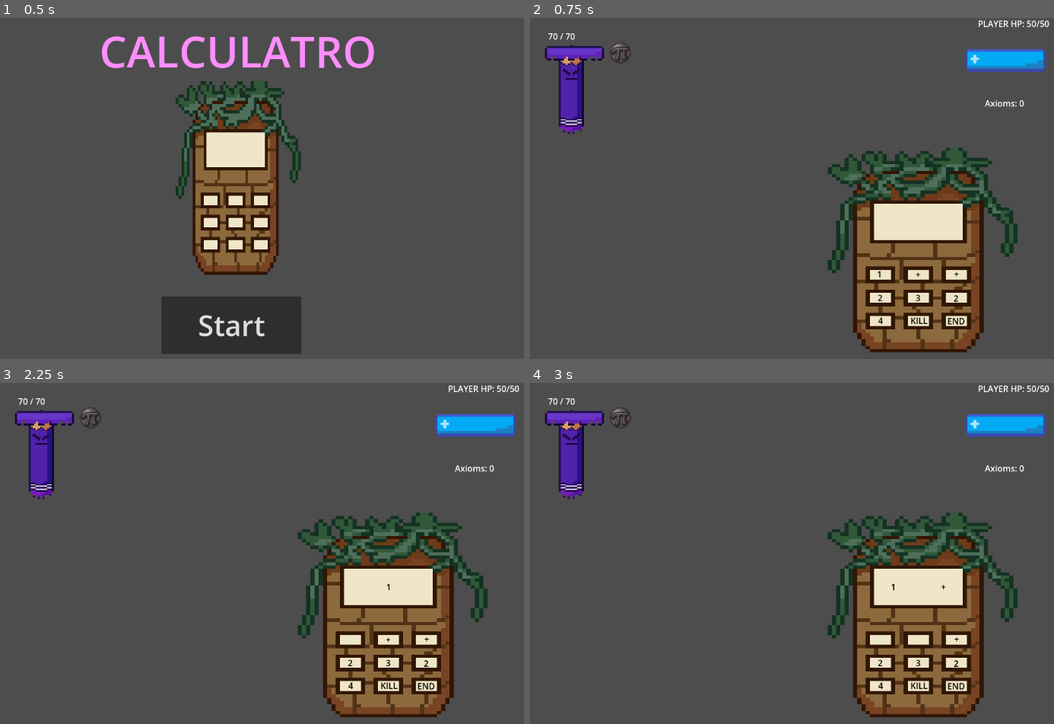
Above: before the commit, frames 1-4 (two rows, left to right).
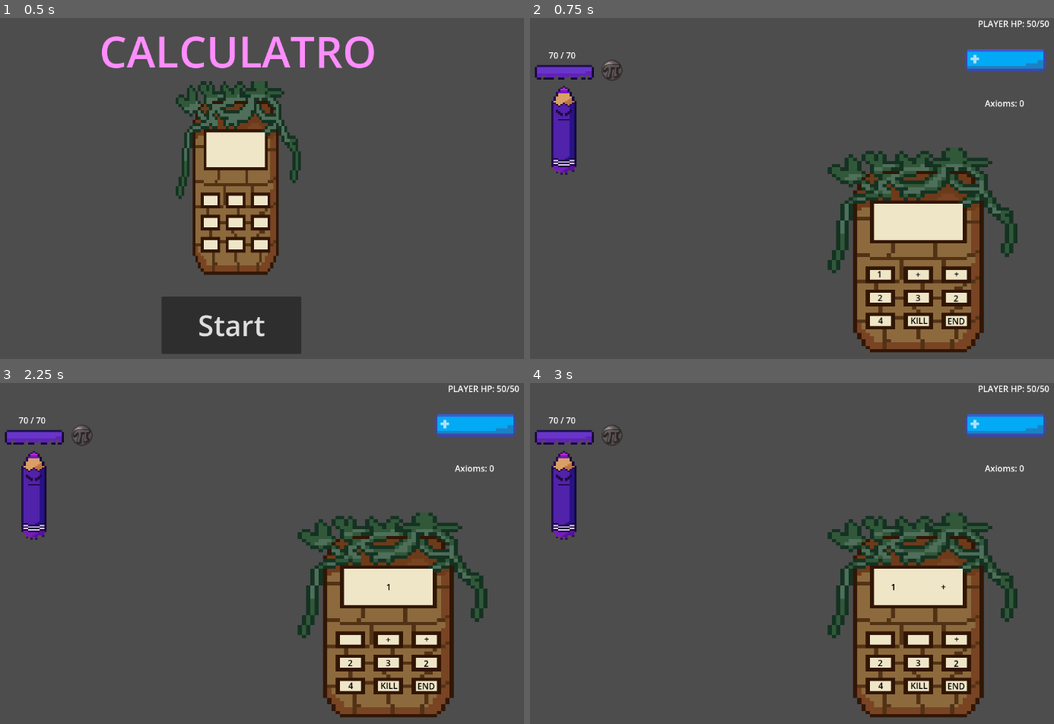
Above: after the commit, the same moments.

Repository: PalatronDead/Calculatro
Game: Godot game, scene res://scenes/main_menu.tscn
Two runs of this game, one before a commit and one after it. Both use one fixed random seed, a clock stepped at 60 frames per second and the inputs below.
Inputs (mouse positions are in pixels of both pictures, inside the frame that each line leads up to; where the layout moved, square brackets give the same spot in the first picture):
- Up to frame 1 (0.5 s): no input
- Up to frame 2 (0.75 s): click "Start" at 0.5 s
- Up to frame 3 (2.25 s): click (31, 495) [47, 451] at 1.25 s; click "1" at 2 s
- Up to frame 4 (3 s): click "+" at 2.75 s

Frame 1 is identical in both runs. In frame 2, 2.5% of the frame differs, in the area x 0-20%, y 4-46%; in frame 3, 2.5%; in frame 4, 2.5%.

Commit message:
Feat: Added dynamic UI placement for the enemies, so that, it doesn't matter the sprite, the ui appears the same

Diff:
--- a/enemy/enemy.gd
+++ b/enemy/enemy.gd
@@ -3,21 +3,21 @@
 @export var data: EnemyData
 
 @onready var state_machine: StateMachine = $StateMachine
-@onready var intent_icon: TextureRect = $IntentIcon
-@onready var intent_label: Label = $IntentLabel
-@onready var ghost_bar: TextureProgressBar = $GhostBar
-@onready var health_bar: TextureProgressBar = $HealthBar
+@onready var intent_icon: TextureRect = $EnemyUI/IntentIcon
+@onready var intent_label: Label = $EnemyUI/IntentLabel
+@onready var ghost_bar: TextureProgressBar = $EnemyUI/GhostBar
+@onready var health_bar: TextureProgressBar = $EnemyUI/HealthBar
+@onready var hp_label = $EnemyUI/HPLabel
+@onready var sprite: Sprite2D = $Sprite2D
+@onready var ui_container: Control = $EnemyUI
+@onready var enemy_texture_button: TextureButton = $EnemyTextureButton
 
 var ghost_tween: Tween
-
-
 
 var current_hp: int
 var current_action_index: int
 var damage_modifier: float = 1.0
 var powerup_modifier: float = 1.0
-
-@onready var hp_label = $HPLabel
 
 signal died(enemy_node: Enemy)
 signal enemy_clicked(enemy_node: Enemy)
@@ -38,7 +38,8 @@
 func setup_enemy():
 	current_hp = data.max_hp
 	update_ui()
-	$Sprite2D.texture = data.sprite_texture
+	sprite.texture = data.sprite_texture
+	_align_ui_to_enemy()
 	current_action_index = 0
 	state_machine.start_machine([
 		EnemyChooseState.new(self),
@@ -75,6 +76,23 @@
 func update_ui():
 	hp_label.text = str(current_hp) + " / " + str(data.max_hp)
 
+func _align_ui_to_enemy():
+	var texture_height = sprite.texture.get_size().y
+	var texture_width = sprite.texture.get_size().x
+	var actual_height = texture_height * sprite.scale.y
+	var actual_width = texture_width * sprite.scale.x
+
+	var head_y_position = -(actual_height / 2.0)
+	ui_container.position.y = head_y_position - 60
+	ui_container.position.x = - (ui_container.size.x / 2.0)
+	enemy_texture_button.size = Vector2(actual_width, actual_height)
+	enemy_texture_button.position = Vector2(-(actual_width / 2.0), -(actual_height / 2.0))
+	print('The textures height is: ', texture_height)
+	print('The texture_width is: ', texture_width)
+	print('The actual_height is: ', actual_height)
+	print('The actual_width is: ', actual_width)
+	print('The Ui Container,s position is: ', ui_container.position.y )
+
 func die():
 	died.emit(self)
 	queue_free()
--- a/enemy/enemy.tscn
+++ b/enemy/enemy.tscn
@@ -31,44 +31,44 @@
 script = ExtResource("1_md0e3")
 data = SubResource("Resource_6yflr")
 
+[node name="StateMachine" type="Node" parent="." unique_id=22834628]
+script = ExtResource("4_p200p")
+
 [node name="Sprite2D" type="Sprite2D" parent="." unique_id=897357784]
 texture_filter = 1
-position = Vector2(6.999996, -0.5)
 scale = Vector2(4.40625, 2.859375)
 texture = ExtResource("2_md0e3")
 
-[node name="HPLabel" type="Label" parent="." unique_id=470541237]
-offset_left = -39.0
-offset_top = -109.0
-offset_right = 42.0
-offset_bottom = -86.0
+[node name="EnemyTextureButton" type="TextureButton" parent="." unique_id=1341181094]
+offset_right = 247.0
+offset_bottom = 61.0
 
-[node name="IntentIcon" type="TextureRect" parent="." unique_id=2022101534]
-offset_left = 78.0
-offset_top = -86.0
-offset_right = 118.0
-offset_bottom = -46.0
+[node name="EnemyUI" type="Control" parent="." unique_id=1173427462]
+layout_mode = 3
+anchors_preset = 0
+offset_right = 238.0
+offset_bottom = 132.0
 
-[node name="StateMachine" type="Node" parent="." unique_id=22834628]
-script = ExtResource("4_p200p")
+[node name="HPLabel" type="Label" parent="EnemyUI" unique_id=470541237]
+layout_mode = 0
+offset_left = 90.0
+offset_top = -10.0
+offset_right = 154.0
+offset_bottom = 13.0
 
-[node name="IntentLabel" type="Label" parent="." unique_id=1878054179]
-offset_left = 114.0
-offset_top = -60.0
-offset_right = 154.0
-offset_bottom = -37.0
+[node name="IntentIcon" type="TextureRect" parent="EnemyUI" unique_id=2022101534]
+layout_mode = 0
+offset_left = 190.0
+offset_top = 10.0
+offset_right = 230.0
+offset_bottom = 50.0
 
-[node name="TextureButton" type="TextureButton" parent="." unique_id=1341181094]
-offset_left = -109.0
-offset_top = -34.0
-offset_right = 138.0
-offset_bottom = 27.0
-
-[node name="GhostBar" type="TextureProgressBar" parent="." unique_id=181341821]
-offset_left = -45.0
-offset_top = -80.0
-offset_right = -17.0
-offset_bottom = -71.25
+[node name="GhostBar" type="TextureProgressBar" parent="EnemyUI" unique_id=181341821]
+layout_mode = 0
+offset_left = 64.0
+offset_top = 20.0
+offset_right = 92.0
+offset_bottom = 28.75
 scale = Vector2(4, 4)
 mouse_filter = 2
 step = 0.1
@@ -76,12 +76,13 @@
 texture_progress = ExtResource("9_o3pv7")
 texture_progress_offset = Vector2(1, 1)
 
-[node name="HealthBar" type="TextureProgressBar" parent="." unique_id=1781118411]
+[node name="HealthBar" type="TextureProgressBar" parent="EnemyUI" unique_id=1781118411]
 texture_filter = 1
-offset_left = -45.0
-offset_top = -79.0
-offset_right = -17.0
-offset_bottom = -70.25
+layout_mode = 0
+offset_left = 64.0
+offset_top = 20.0
+offset_right = 92.0
+offset_bottom = 28.75
 scale = Vector2(4, 4)
 mouse_filter = 2
 step = 0.1
@@ -90,4 +91,11 @@
 texture_progress = ExtResource("10_xoplw")
 texture_progress_offset = Vector2(1, 1)
 
-[connection signal="pressed" from="TextureButton" to="." method="_on_enemy_pressed"]
+[node name="IntentLabel" type="Label" parent="EnemyUI" unique_id=1878054179]
+layout_mode = 0
+offset_left = 239.0
+offset_top = 10.0
+offset_right = 277.0
+offset_bottom = 33.0
+
+[connection signal="pressed" from="EnemyTextureButton" to="." method="_on_enemy_pressed"]
--- a/resources/number_three.tres
+++ b/resources/number_three.tres
@@ -8,4 +8,5 @@
 display_name = "3"
 value = 3
 operator_symbol = null
+modifiers = null
 metadata/_custom_type_script = "uid://4fpm4dhehcso"
--- a/resources/number_zero.tres
+++ b/resources/number_zero.tres
@@ -4,5 +4,9 @@
 
 [resource]
 script = ExtResource("1_latvc")
+type = null
 display_name = "0"
+value = null
+operator_symbol = null
+modifiers = null
 metadata/_custom_type_script = "uid://4fpm4dhehcso"
--- a/resources/op_division.tres
+++ b/resources/op_division.tres
@@ -7,6 +7,8 @@
 script = ExtResource("2_ub8db")
 type = 1
 display_name = "/"
+value = null
 operator_symbol = "/"
+modifiers = null
 operator_action = ExtResource("1_73nmb")
 metadata/_custom_type_script = "uid://4fpm4dhehcso"
--- a/resources/op_minus.tres
+++ b/resources/op_minus.tres
@@ -7,6 +7,8 @@
 script = ExtResource("2_5i187")
 type = 1
 display_name = "-"
+value = null
 operator_symbol = "-"
+modifiers = null
 operator_action = ExtResource("1_s0ec0")
 metadata/_custom_type_script = "uid://4fpm4dhehcso"
--- a/resources/op_mult.tres
+++ b/resources/op_mult.tres
@@ -7,6 +7,8 @@
 script = ExtResource("2_0pym8")
 type = 1
 display_name = "*"
+value = null
 operator_symbol = "*"
+modifiers = null
 operator_action = ExtResource("1_bphyq")
 metadata/_custom_type_script = "uid://4fpm4dhehcso"
--- a/resources/op_plus.tres
+++ b/resources/op_plus.tres
@@ -7,6 +7,8 @@
 script = ExtResource("1_7osg8")
 type = 1
 display_name = "+"
+value = null
 operator_symbol = "+"
+modifiers = null
 operator_action = ExtResource("1_1fj86")
 metadata/_custom_type_script = "uid://4fpm4dhehcso"
--- a/scenes/BattleScene.tscn
+++ b/scenes/BattleScene.tscn
@@ -259,13 +259,13 @@
 script = ExtResource("3_0yex5")
 
 [node name="FirstEnemyPositionMarker" type="Marker2D" parent="." unique_id=1330476558]
-position = Vector2(178, 132)
+position = Vector2(169, 213)
 
 [node name="SecondEnemyPositionMarker" type="Marker2D" parent="." unique_id=582654123]
-position = Vector2(459, 137)
+position = Vector2(471, 210)
 
 [node name="ThirdEnemyPositionMarker" type="Marker2D" parent="." unique_id=683107923]
-position = Vector2(314, 299)
+position = Vector2(314, 361)
 
 [node name="Popups" type="CanvasLayer" parent="." unique_id=1941701637]
 
Not shown: 1 places in enemy/enemyResources/actionsResources/redraw_action.tres that only renumber resources
Not shown: 1 places in enemy/enemyResources/attack_action.tres that only renumber resources
Not shown: 1 places in enemy/enemyResources/enemyTypes/pencil_demon.tres that only renumber resources
Not shown: 1 places in scenes/BattleScene.tscn that only renumber resources
Binary file changed: sprites/PencilDemon.png
Binary file changed: sprites/RulerEnemy.png
